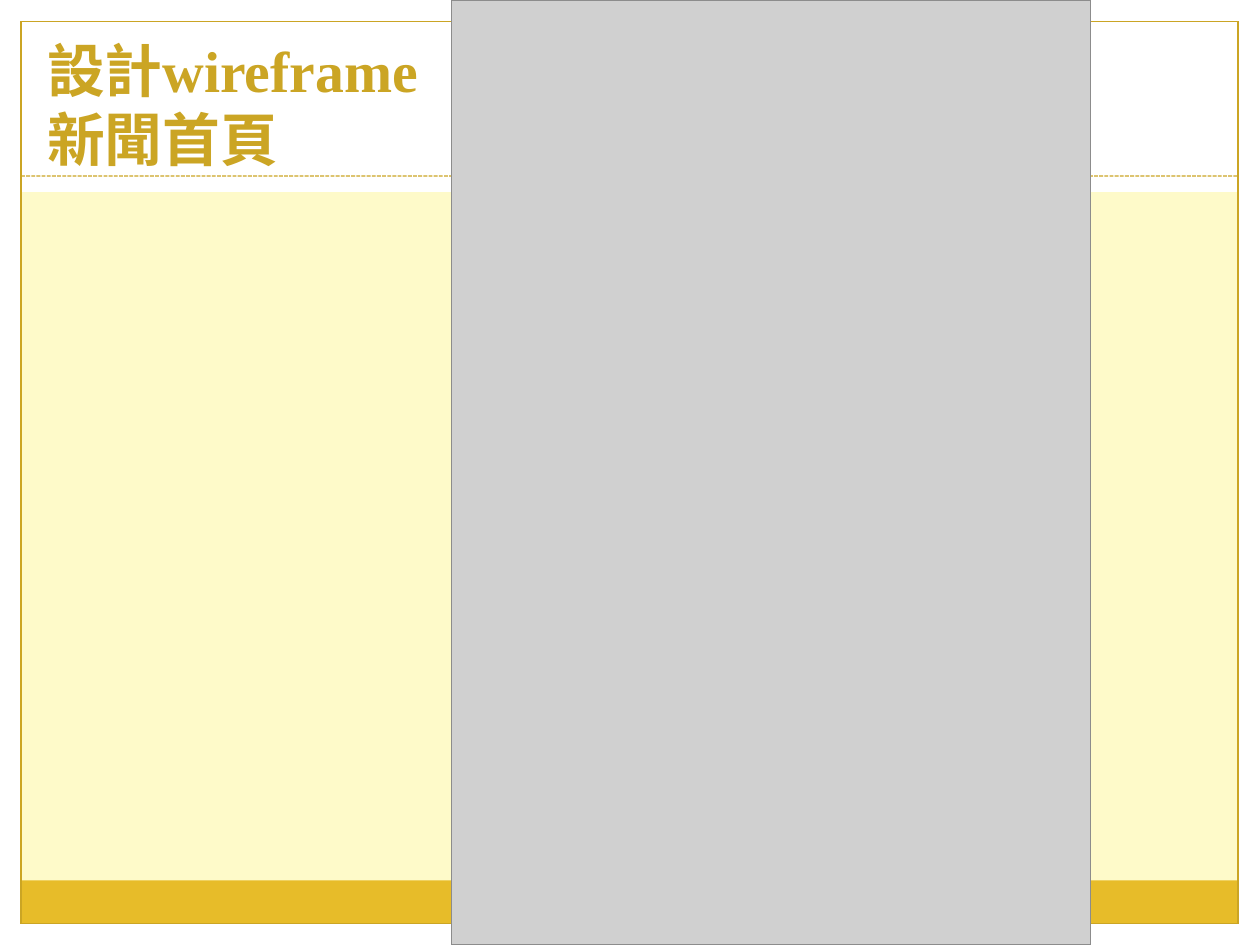
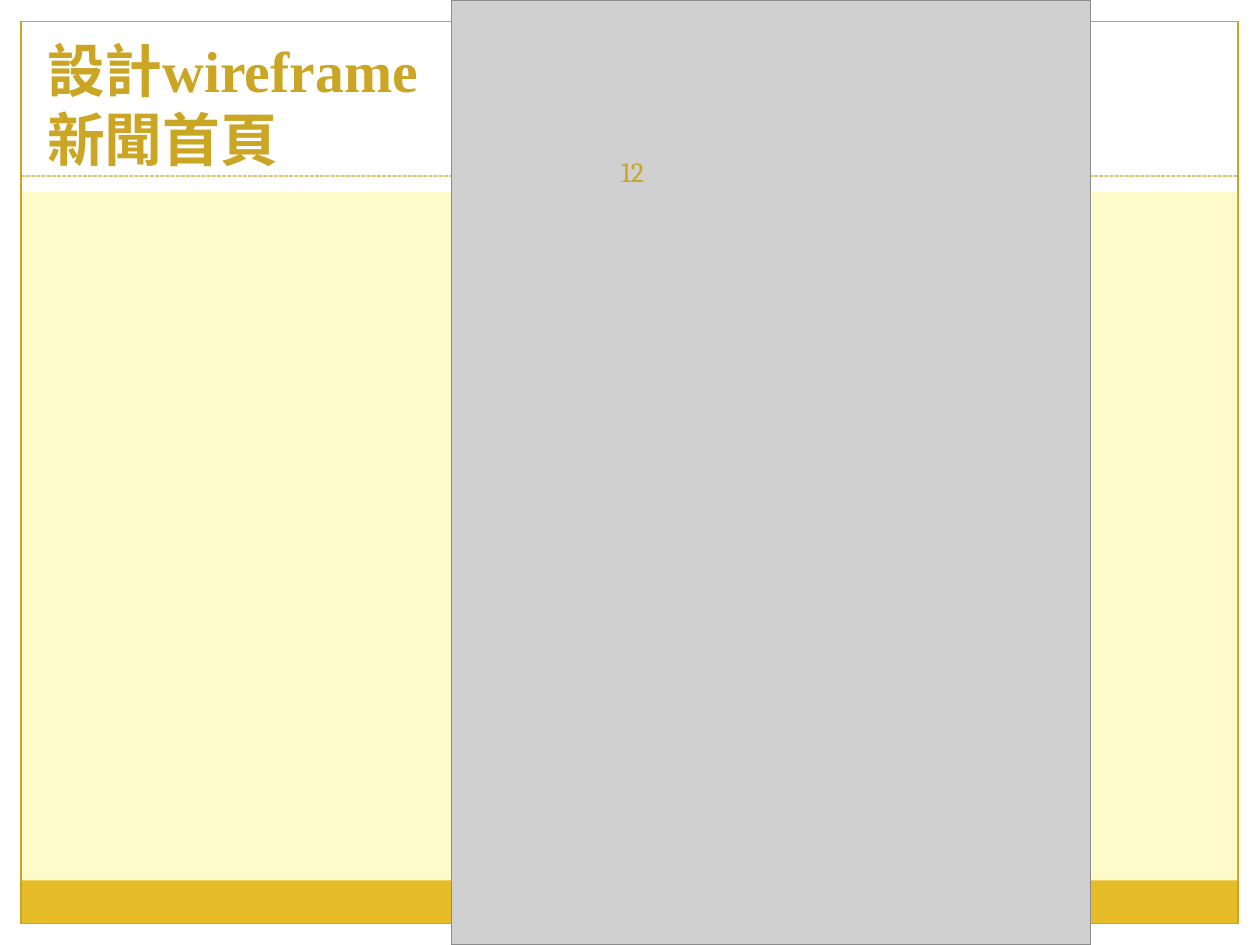
Before and after one commit to hsiufeng/WEB_midtern, a slide deck: slide 12 of web期中報告.pptx. Drawn at 1260x945 pixels with LibreOffice and Linux fonts; fonts in the diff are those of the drawing; grey boxes stand for pictures. Boxes give left, top, right and bottom in pixels: in the first picture for what was removed or moved away, otherwise in the second. Text is boxed around its words. In the diff, an @@ line names an element or a change of style, - is before the commit and + after.

```diff
--- a/web期中報告.pptx
+++ b/web期中報告.pptx
@@ page number added at (x1=621, y1=163, x2=644, y2=182), 16 pt, text #CCA624 @@
+12
```
Also in this commit, not shown: 11 other slides changed, 1 slide added, 3 other files.
